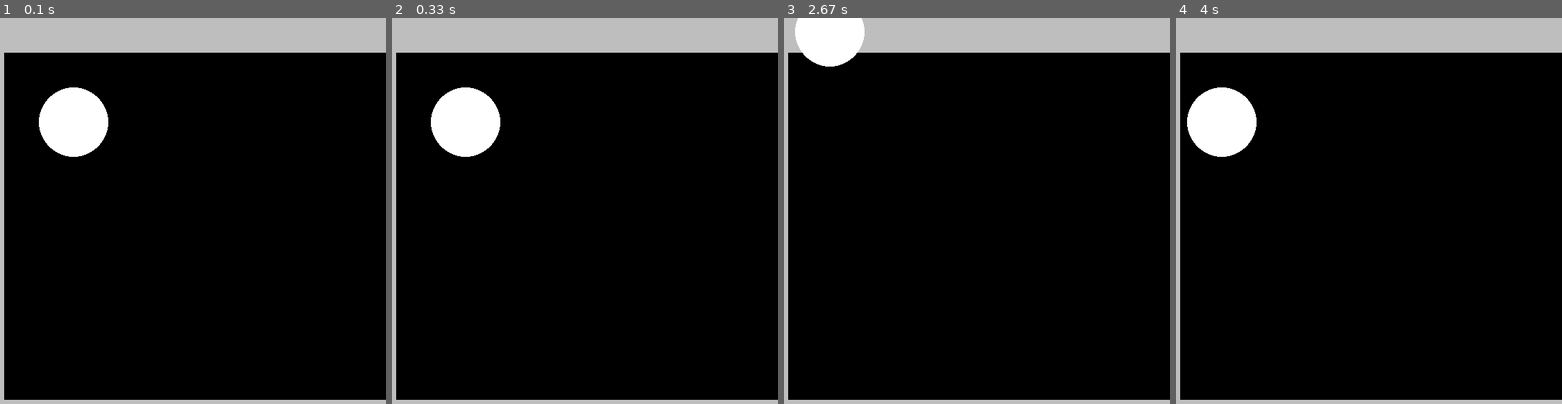
Above: before the commit, frames 1-4 (left to right).
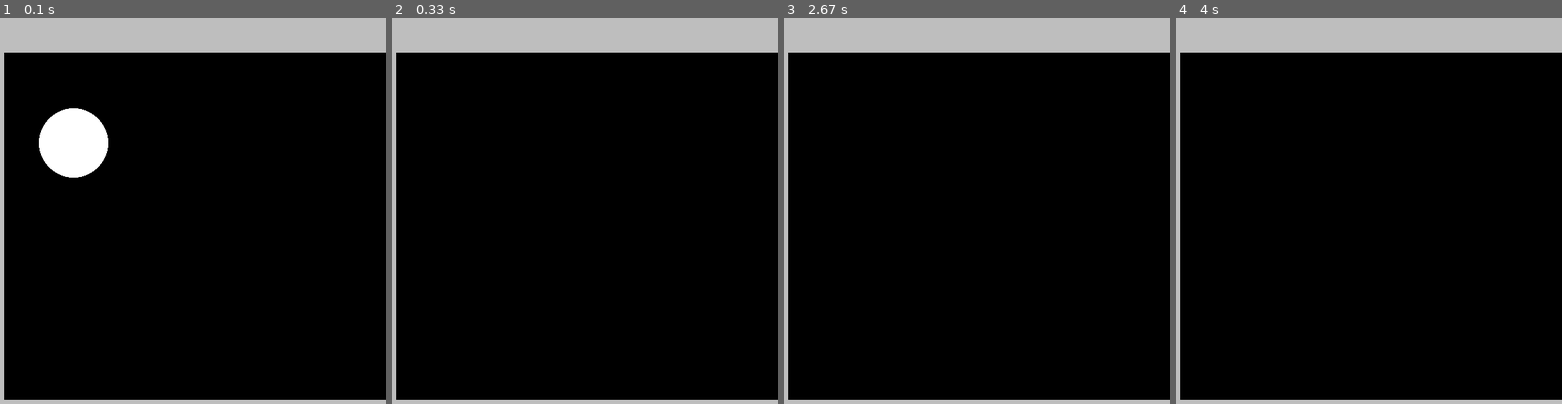
Above: after the commit, the same moments.

Repository: Lord-McSweeney/pygame_based_ngon
Game: pygame game, started from game.py
The game is run twice, just before and just after one commit, with the same random seed, the same clock (stepped at 60 frames per second) and the same inputs.
Inputs:
- Up to frame 1 (0.1 s): no input
- Up to frame 2 (0.33 s): no input
- Up to frame 3 (2.67 s): hold Right 0.33-0.8 s; hold Up 0.83-1.3 s; hold Left 1.83-2.37 s; hold Down from 2.4 s (still down)
- Up to frame 4 (4 s): release Down at 2.87 s

The runs differ from the first frame. In frame 1, 1.9% of the frame differs, in the area x 10-29%, y 17-42%; in frame 2, 2.5%, in the area x 10-29%, y 17-36%; in frame 3, 1.9%; in frame 4, 2.5%.

Commit message:
collisions (not working)

Diff:
--- a/game.py
+++ b/game.py
@@ -45,6 +45,9 @@
 class Player(CollisionObject):
     def __init__(self, x, y, x2, y2):
         super().__init__(x, y, x2, y2)
+        self.yvel = 0
+        self.xvel = 0
+        self.crouched = 0
 
     def draw(self, screen):
         pygame.draw.circle(screen, "white", ((abs(self.x2-self.x))/2+self.x, (abs(self.y2-self.y))/2+self.y), (abs(self.x2-self.x))/2)
@@ -53,17 +56,25 @@
         keys = pygame.key.get_pressed()
 
         if keys[pygame.K_LEFT]:
-            self.x -= 10
-            self.x2 -= 10
+            self.xvel = -10
         if keys[pygame.K_RIGHT]:
-            self.x += 10
-            self.x2 += 10
+            self.xvel = 10
         if keys[pygame.K_UP]:
-            self.y -= 10
-            self.y2 -= 10
+            self.yvel = -10
         if keys[pygame.K_DOWN]:
-            self.y += 10
-            self.y2 += 10
+            self.crouched = 1
+
+    def move(self):
+      self.x += self.xvel
+      self.y += self.yvel
+      self.x2 += self.xvel
+      self.y2 += self.yvel
+      self.xvel = 0
+      for object in CollisionObject.collisionList:
+        if self.collision(object) == True:
+          pass
+        else:
+          self.yvel += 1
 
 
 makeMap()
@@ -77,5 +88,6 @@
     Screen.screen.fill("black")
     DisplayObject.render()
     Player.controls(player)
+    Player.move(player)
     pygame.display.update()
     clock.tick(60)
